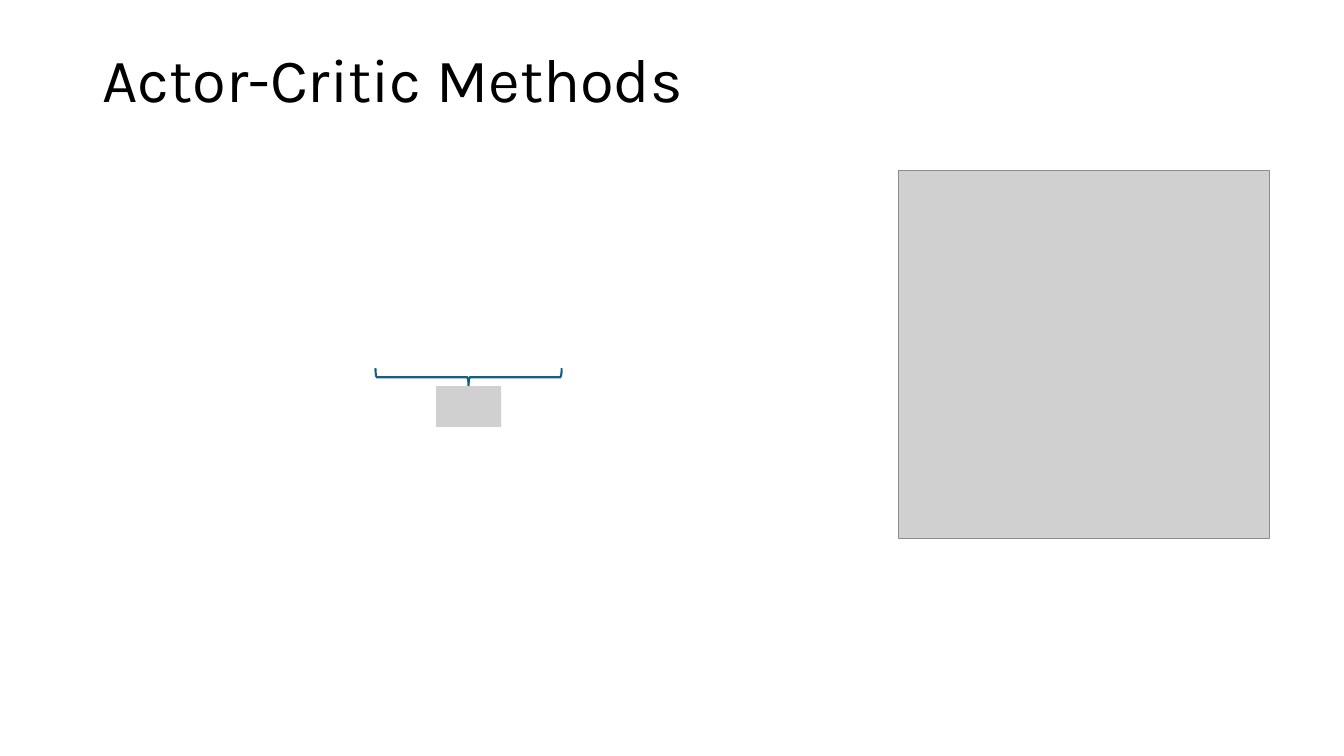
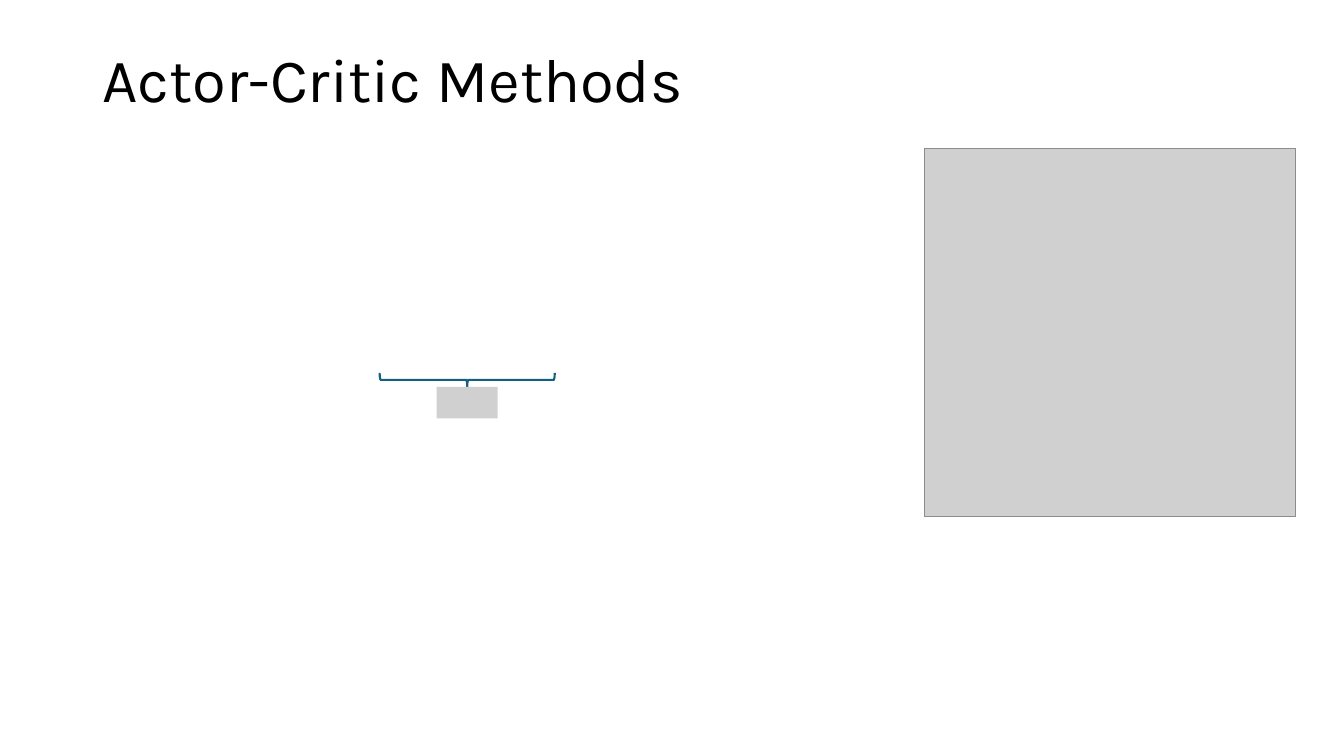
Before and after one commit to mhahsler/Introduction_to_Reinforcement_Learning, a slide deck: slide 13 of slides/Lecture_Chapter13.pptx (slide 12 before the commit). Drawn at 1344x756 pixels with LibreOffice and Linux fonts; fonts in the diff are those of the drawing; grey boxes stand for pictures. Boxes give left, top, right and bottom in pixels: in the first picture for what was removed or moved away, otherwise in the second. Text is boxed around its words. In the diff, an @@ line names an element or a change of style, - is before the commit and + after.

```diff
--- a/slides/Lecture_Chapter13.pptx
+++ b/slides/Lecture_Chapter13.pptx
@@ picture: place and size @@
-picture at [899,171,1270,539]
+picture at [925,149,1296,517]
@@ right brace: place and size @@
-right brace at [376,369,562,387]
+right brace at [380,373,556,387]
@@ picture: place and size @@
-picture at [437,386,502,426]
+picture at [437,387,498,418]
```
Also in this commit, not shown: 8 other slides changed, 3 slides added, 1 slide removed, 3 other files.
